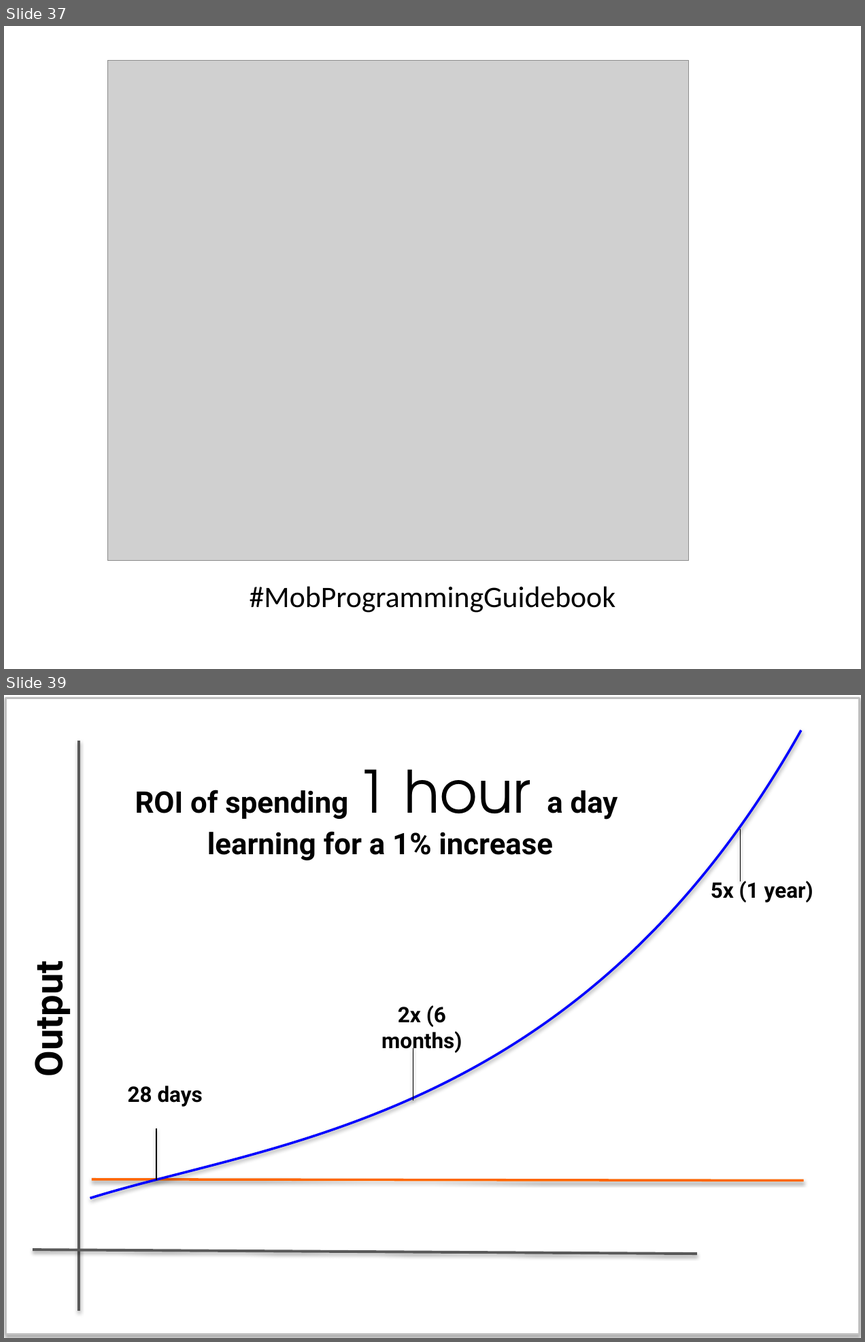
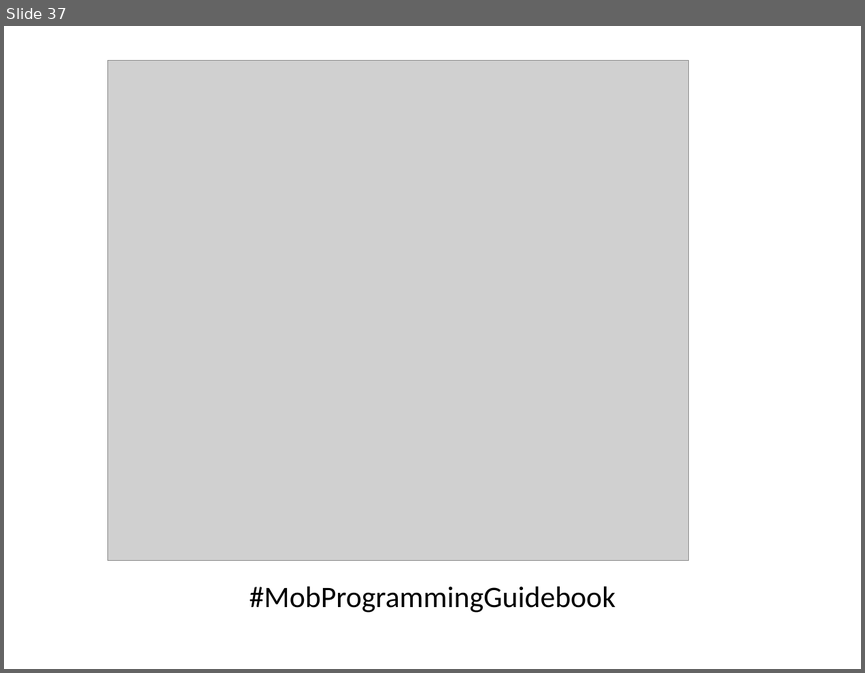
Before and after one commit to maaretp/TalesOfDeveloperTesterCollaboration, a slide deck: Tales from Tester Developer Collaboration.pptx. Shown one above the other, each under a label of ours: slides 37 and 39 before the commit, slide 37 after it; the slides between them are not shown. The pictures are 865x1342 and 865x673 pixels, drawn with LibreOffice and Linux fonts; fonts in the diff are those of the drawing; grey boxes stand for pictures. Boxes give left, top, right and bottom in pixels: in the first picture for what was removed or moved away, otherwise in the second. Text is boxed around its words. In the diff, an @@ line names an element or a change of style, - is before the commit and + after.

```diff
--- a/Tales from Tester Developer Collaboration.pptx
+++ b/Tales from Tester Developer Collaboration.pptx
@@ slide 39 removed at <box>4,695,861,1338</box>, background #FFFFFF @@
@@ rounded rectangle removed at <box>6,698,859,1334</box> @@
@@ freeform shape removed at <box>90,730,802,1198</box> @@
@@ line removed from (79, 741) to (79, 1310) @@
@@ text removed at <box>135,790,618,860</box> @@
-ROI of spending 1 hour a day
-learning for a 1% increase
@@ line removed from (740, 829) to (740, 881) @@
@@ text removed at <box>711,879,813,902</box> @@
-5x (1 year)
@@ text removed at <box>22,972,73,1074</box> @@
-Output
@@ text removed at <box>381,1005,462,1053</box> @@
-2x (6 months)
@@ line removed from (413, 1048) to (413, 1100) @@
@@ text removed at <box>128,1085,203,1106</box> @@
-28 days
@@ line removed from (156, 1127) to (156, 1180) @@
@@ line removed from (92, 1179) to (804, 1180) @@
@@ line removed from (33, 1249) to (697, 1254) @@
```
Also in this commit, not shown: 11 slides changed, 1 other slide removed.
